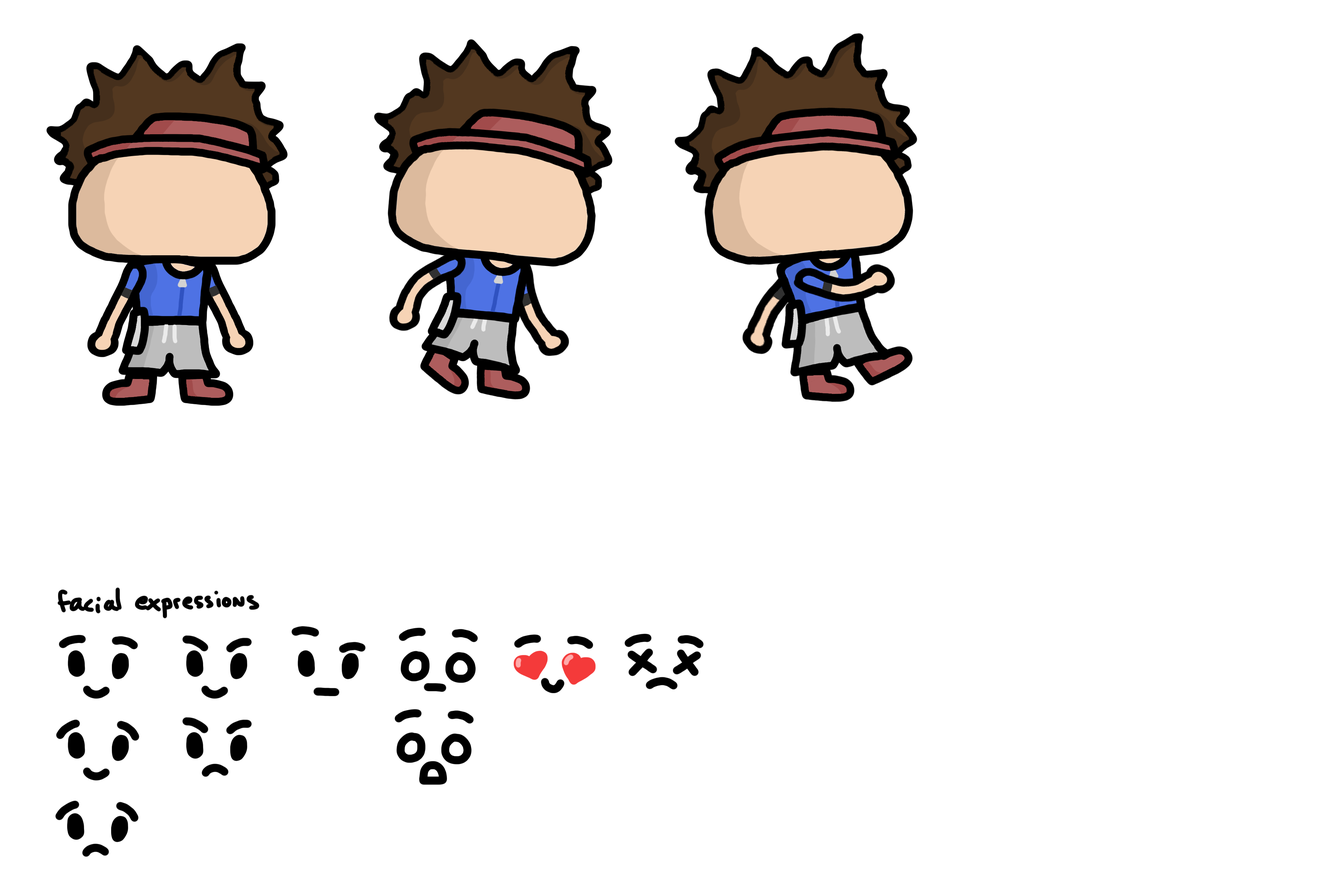
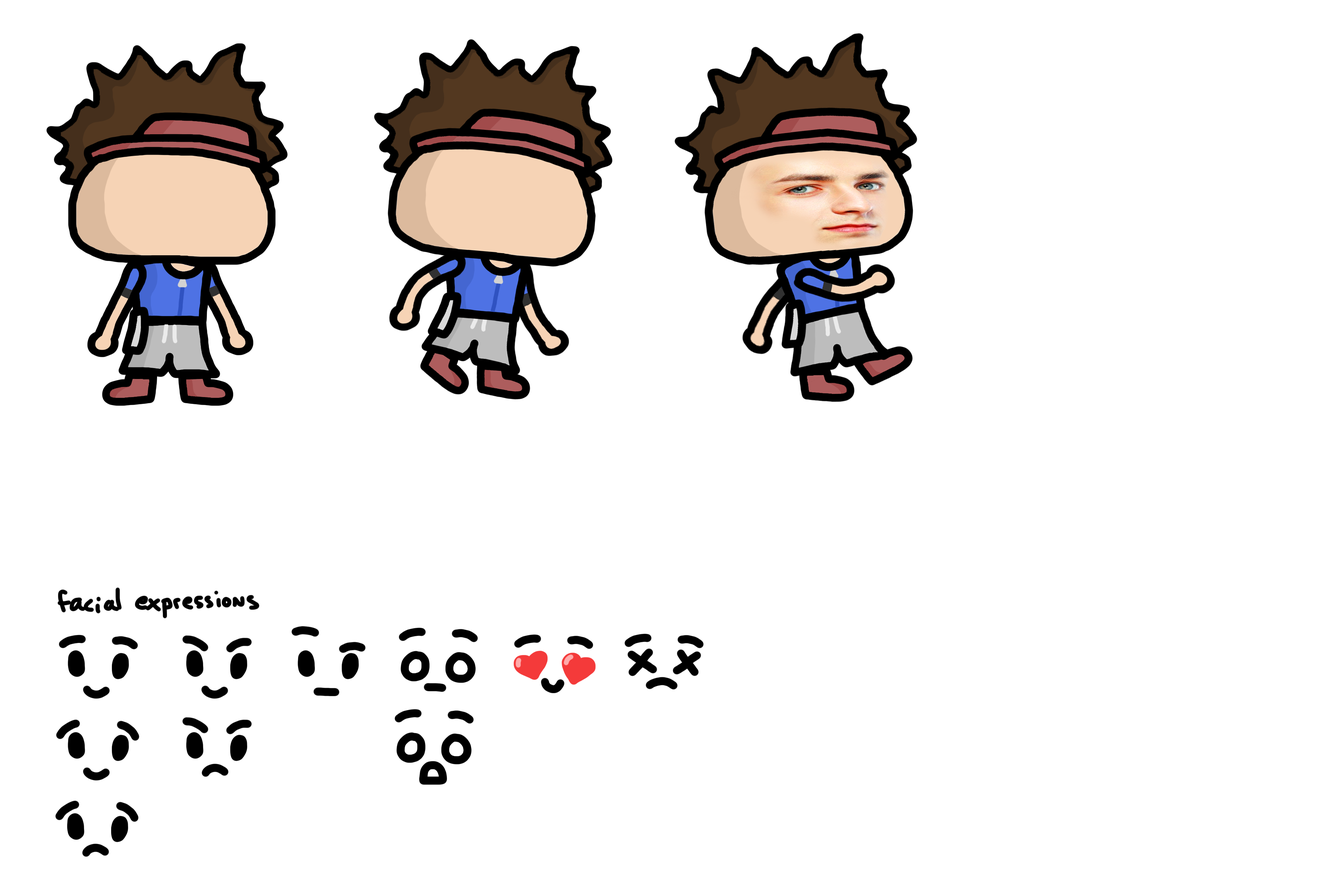
Two versions of the same layered image (1330x896). Layer-by-layer changes:
added layer "Layer 3" above "Walk2" over (744, 140, 890, 252)
